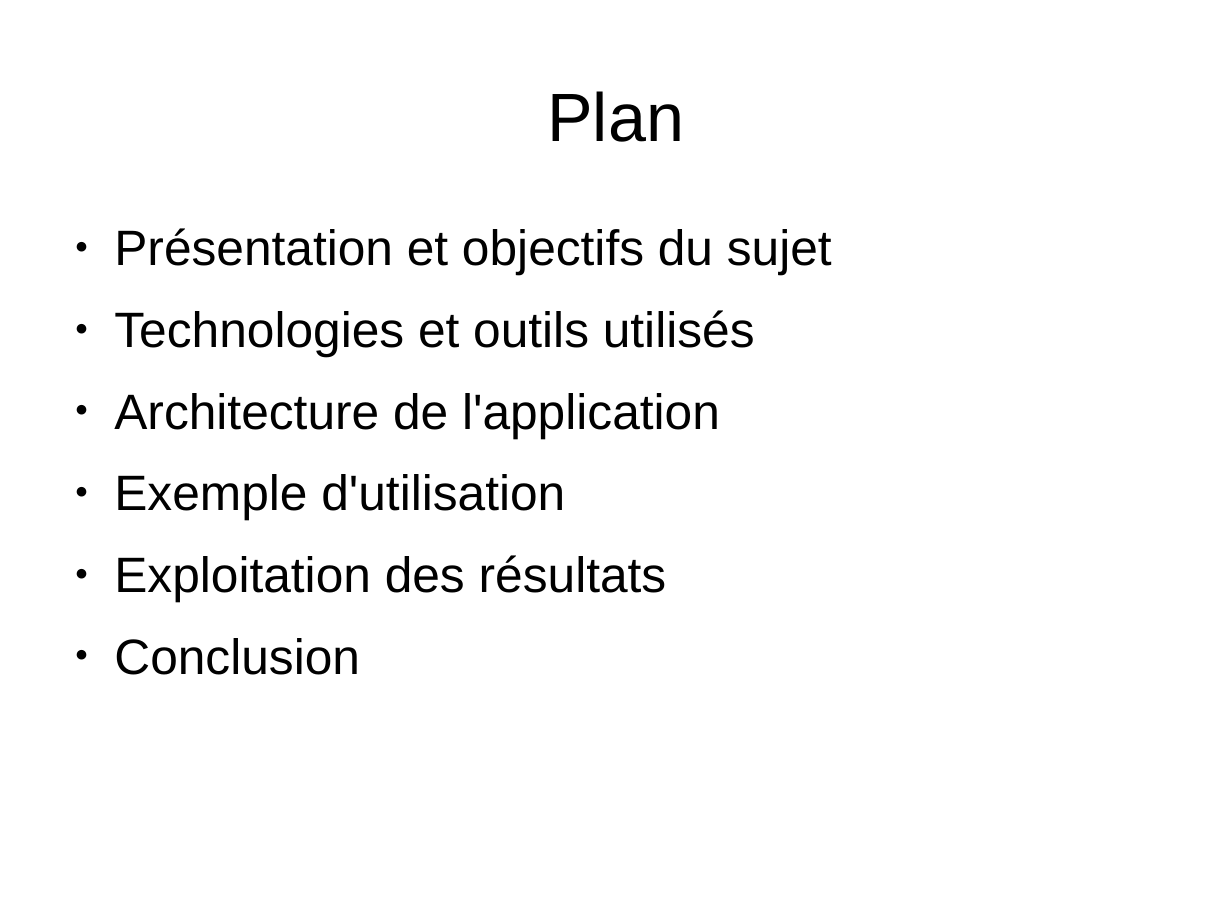
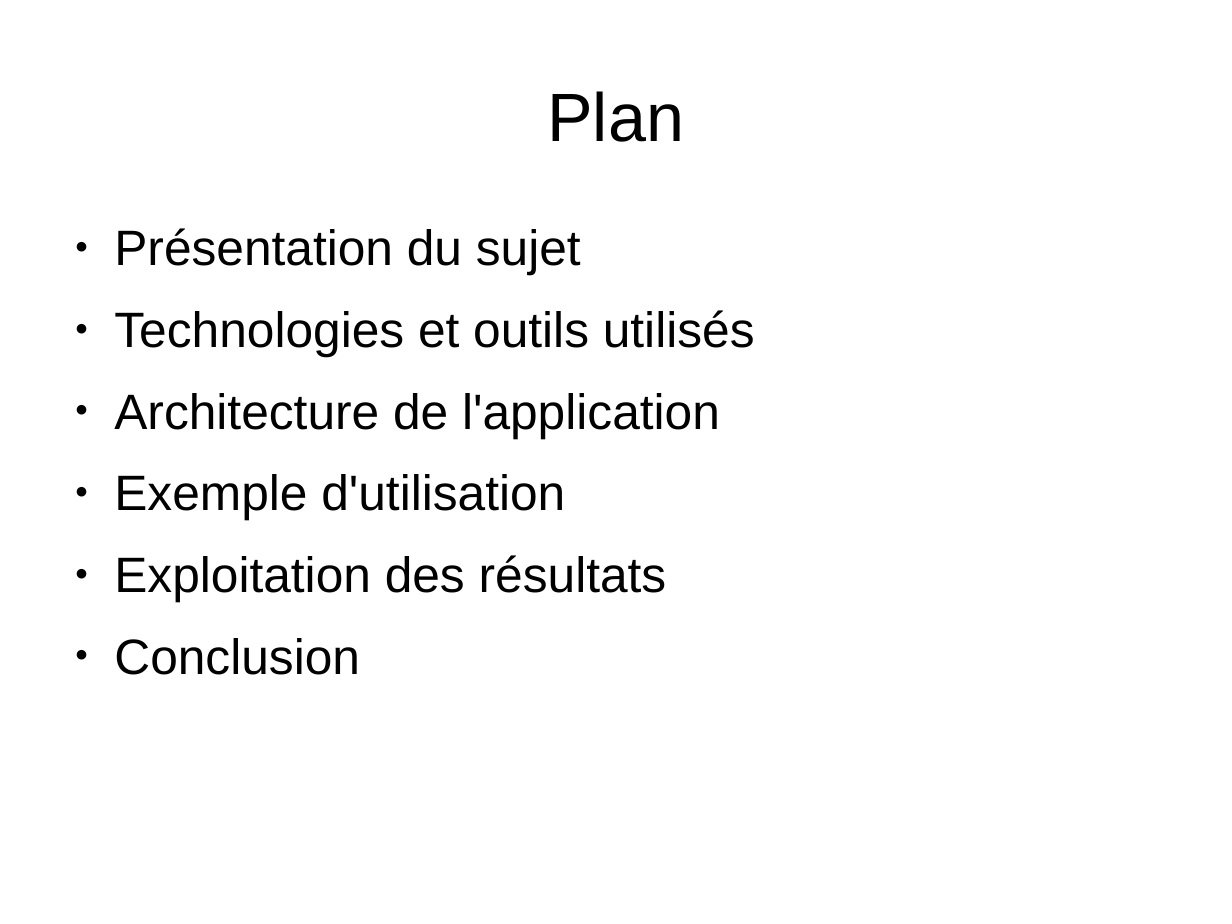
Before and after one commit to elecharny/pi-injector, a slide deck: slide 2 of Documents/Présentation.odp. Drawn at 1232x924 pixels with LibreOffice and Linux fonts; fonts in the diff are those of the drawing. Boxes give left, top, right and bottom in pixels: in the first picture for what was removed or moved away, otherwise in the second. Text is boxed around its words. In the diff, an @@ line names an element or a change of style, - is before the commit and + after.

Commit message:
Présentation

```diff
--- a/Documents/Présentation.odp
+++ b/Documents/Présentation.odp
@@ text at (114,228,581,275): text changed @@
-● Présentation et objectifs du sujet
+● Présentation du sujet
```
Also in this commit, not shown: 6 slides added, 5 slides removed, 2 other files.
